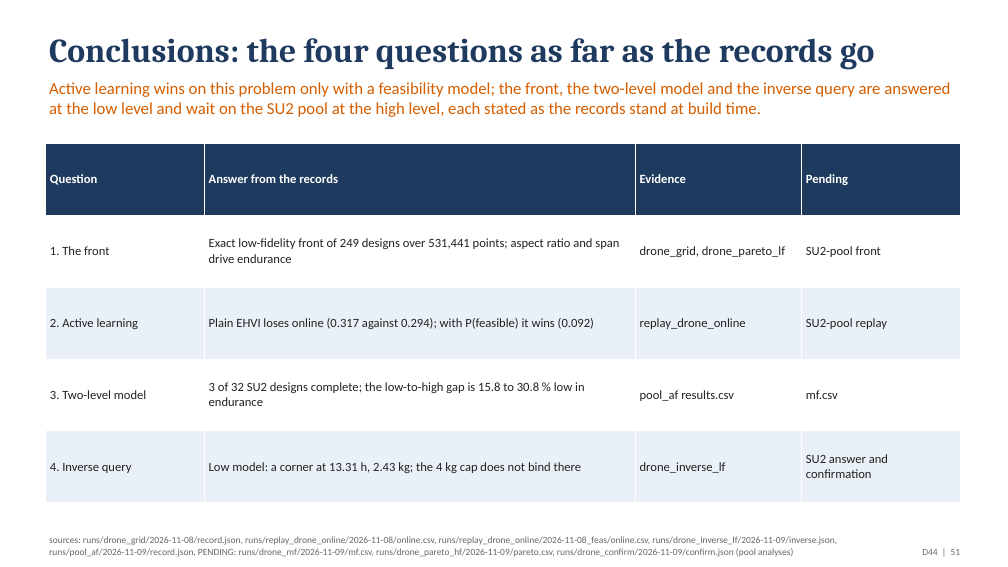
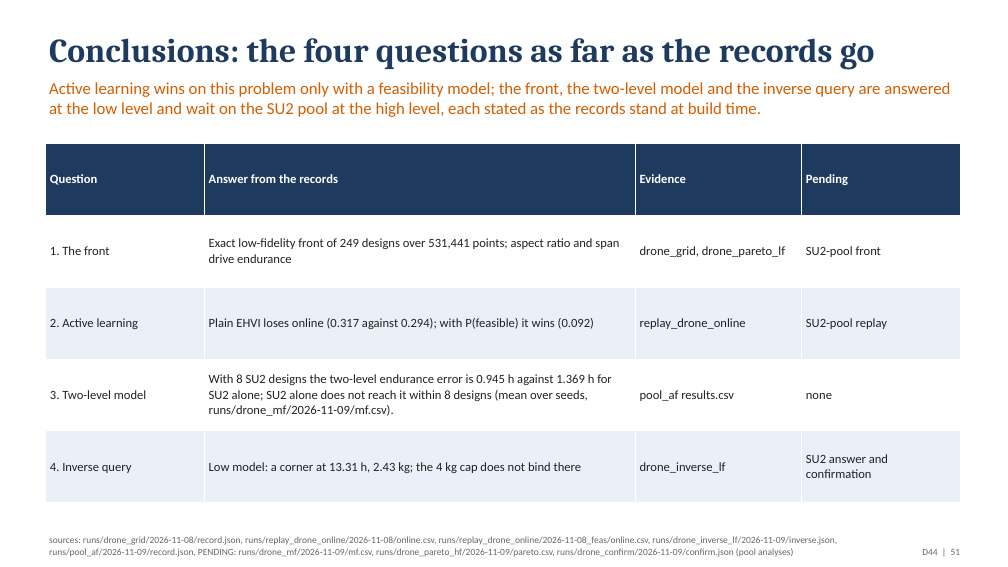
Before and after one commit to emarinhoss/ai-engineering, a slide deck: slide 51 of docs/talk/deck_drone.pptx. Drawn at 1008x567 pixels with LibreOffice and Linux fonts; fonts in the diff are those of the drawing. Boxes give left, top, right and bottom in pixels: in the first picture for what was removed or moved away, otherwise in the second. Text is boxed around its words. In the diff, an @@ line names an element or a change of style, - is before the commit and + after.

```diff
--- a/docs/talk/deck_drone.pptx
+++ b/docs/talk/deck_drone.pptx
@@ table at (45, 144, 960, 503) @@
-row 4, column 2: 3 of 32 SU2 designs complete; the low-to-high gap is 15.8 to 30.8 % low in endurance
+row 4, column 2: With 8 SU2 designs the two-level endurance error is 0.945 h against 1.369 h for SU2 alone; SU2 alone does not reach it within 8 designs (mean over seeds, runs/drone_mf/2026-11-09/mf.csv).
-row 4, column 4: mf.csv
+row 4, column 4: none
```
Also in this commit, not shown: 13 other slides changed, 7 other files.
